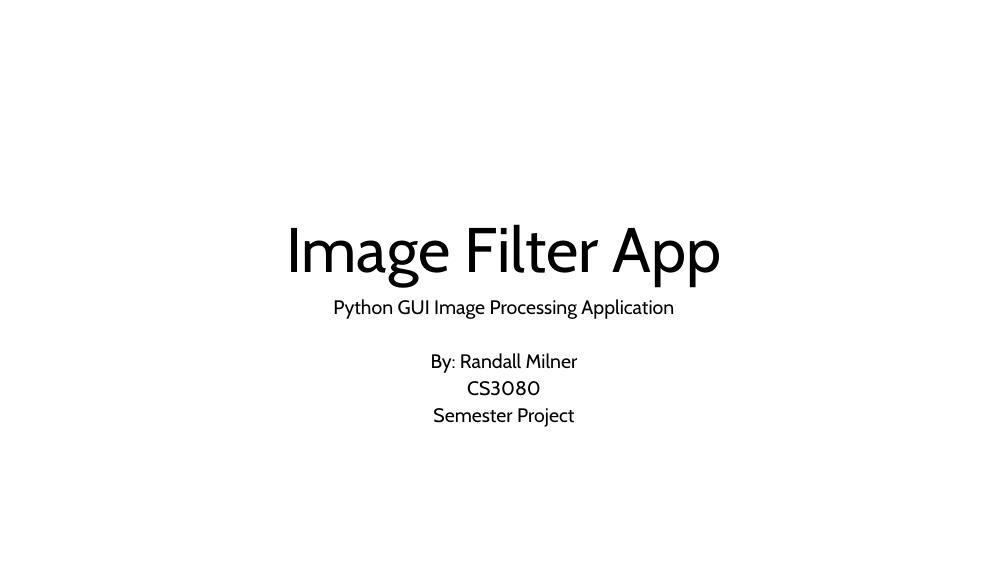
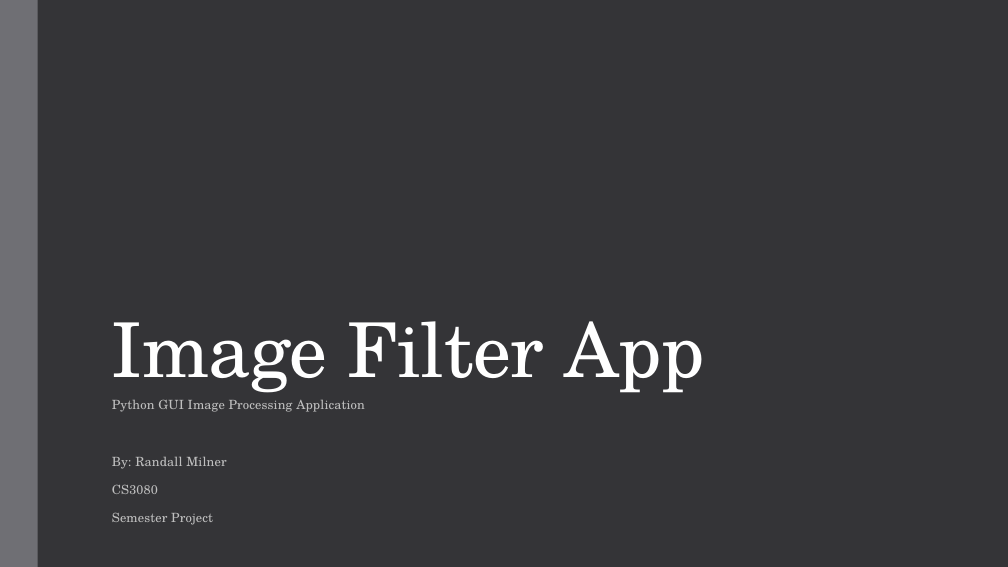
Before and after one commit to ShaneMilner/SemesterProject, a slide deck: slide 1 of presentation.pptx. Drawn at 1008x567 pixels with LibreOffice and Linux fonts; fonts in the diff are those of the drawing. Boxes give left, top, right and bottom in pixels: in the first picture for what was removed or moved away, otherwise in the second. Text is boxed around its words. In the diff, an @@ line names an element or a change of style, - is before the commit and + after.

```diff
--- a/presentation.pptx
+++ b/presentation.pptx
@@ background #FFFFFF to #353537 @@
@@ rectangle added at box(0, 0, 38, 567), fill #6F6F74 @@
@@ title "Image Filter App": place and size @@
-title "Image Filter App" at box(286, 224, 722, 287)
+title "Image Filter App" at box(112, 321, 704, 400)
@@ title "Image Filter App" at box(112, 321, 704, 400): size 60 to 72 pt, font Cabin to TeX Gyre Schola, text colour #000000 to #FFFFFF, letter spacing 0 to -0.5 pt; alignment centre to left; line spacing 0.9 to 0.85 @@
@@ subtitle "Python GUI Image Processing Application": place and size @@
-subtitle "Python GUI Image Processing Application" at box(333, 299, 674, 427)
+subtitle "Python GUI Image Processing Application" at box(112, 399, 365, 525)
@@ subtitle "Python GUI Image Processing Application" at box(112, 399, 365, 525): size 18.6 to 12.1 pt, font Cabin to TeX Gyre Schola, text colour #000000 to #BFBFBF, letter spacing 0 to 0.1 pt; alignment centre to left; line spacing 0.7 to 0.75; more space between paragraphs @@
```
Also in this commit, not shown: 4 other slides changed.
